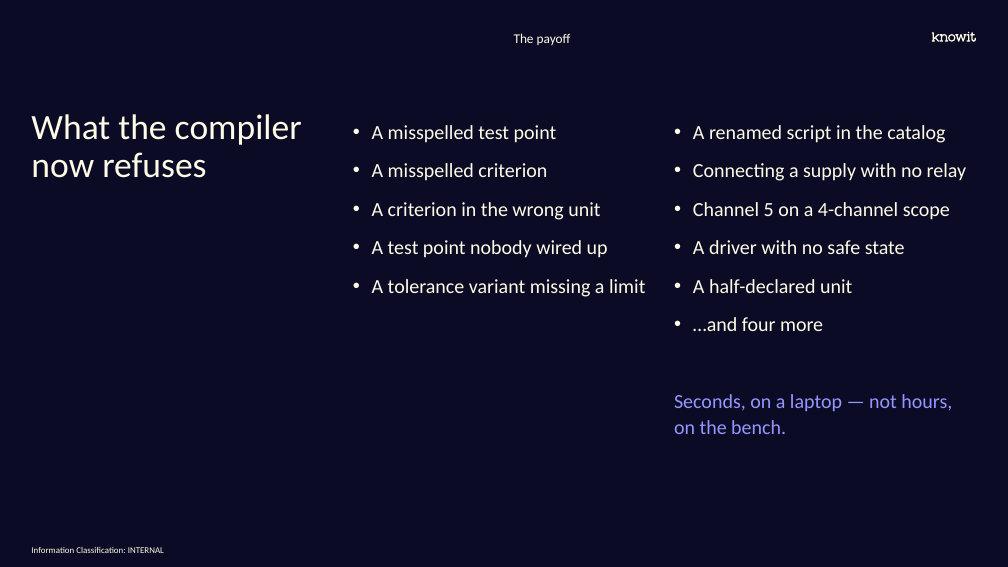
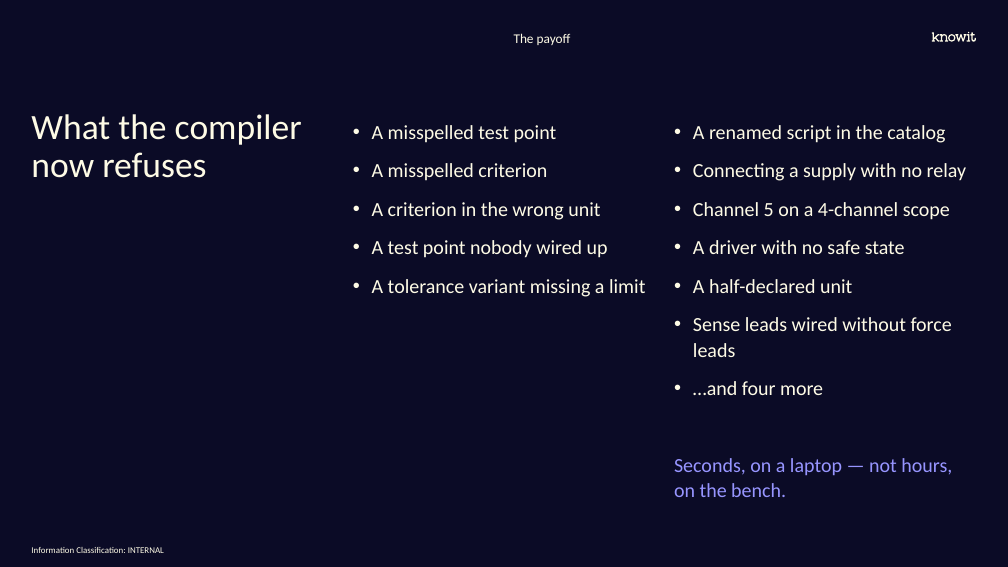
Before and after one commit to Rambrant/thorium, a slide deck: slide 9 of docs/Thorium.pptx. Drawn at 1008x567 pixels with LibreOffice and Linux fonts; fonts in the diff are those of the drawing; background and template pictures are left out. Boxes give left, top, right and bottom in pixels: in the first picture for what was removed or moved away, otherwise in the second. Text is boxed around its words. In the diff, an @@ line names an element or a change of style, - is before the commit and + after.

Commit message:
Catching unwired sense cables

```diff
--- a/docs/Thorium.pptx
+++ b/docs/Thorium.pptx
@@ text at [693,317,952,357]: paragraph added @@
+• Sense leads wired without force leads
```
Also in this commit, not shown: 1 other slide changed, 19 other files.
